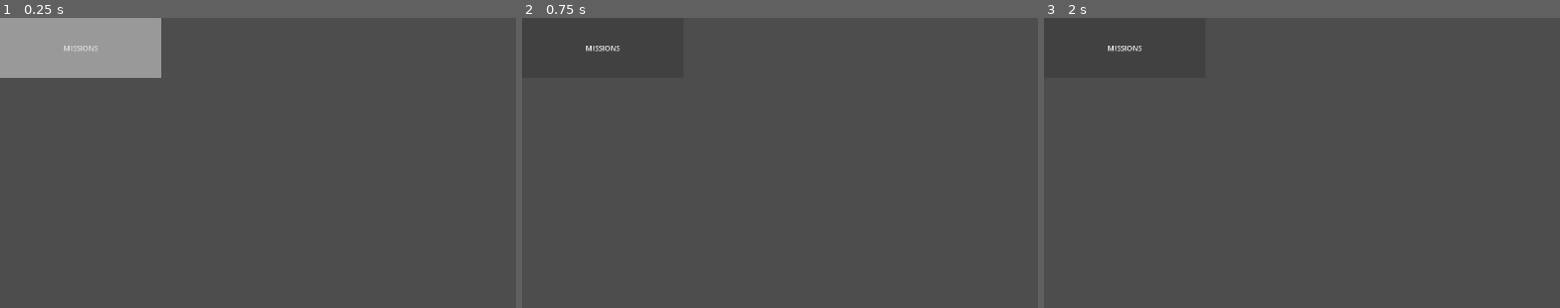
Above: before the commit, frames 1-3 (left to right).
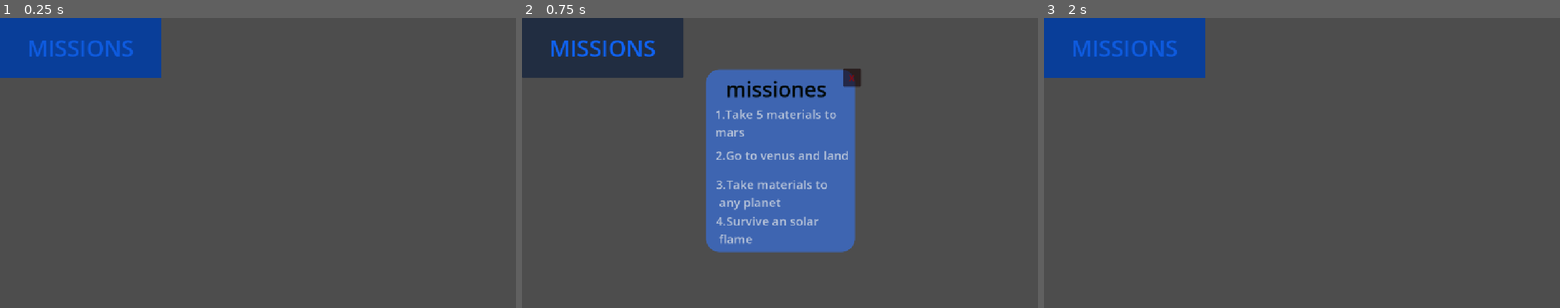
Above: after the commit, the same moments.

Repository: semvgo/nasa-project
Game: Godot game, scene res://misiones.tscn
The game is run twice, just before and just after one commit, with the same random seed, the same clock (stepped at 60 frames per second) and the same inputs. This scene is started directly instead of the project's main scene.
Inputs:
- Up to frame 1 (0.25 s): no input
- Up to frame 2 (0.75 s): click "MISSIONS" at 0.5 s
- Up to frame 3 (2 s): click "MISSIONS" (after the commit: "X") at 1.25 s

The runs differ from the first frame. In frame 1, 6.5% of the frame differs, in the area x 0-32%, y 0-21%; in frame 2, 25%, in the area x 0-66%, y 0-81%; in frame 3, 6.5%.

Commit message:
jsdhfs

Diff:
--- /dev/null
+++ b/button.gd
@@ -0,0 +1,11 @@
+extends Button
+@onready var panel = $"../Panel"
+
+func _ready():
+	panel.visible = false
+	$".".pressed.connect(abrir_panel)
+	$"../Panel/Button".pressed.connect(cerrar_panel)
+func abrir_panel():
+	panel.visible = true
+func cerrar_panel():
+	panel.visible = false
--- /dev/null
+++ b/iniciopantalla.tscn
@@ -0,0 +1,39 @@
+[gd_scene format=3 uid="uid://ca6071bhsuug4"]
+
+[ext_resource type="Script" uid="uid://ccqxs5l8rt510" path="res://panel.gd" id="1_k2ise"]
+
+[sub_resource type="StyleBoxFlat" id="StyleBoxFlat_8fwgs"]
+
+[node name="Control" type="Control" unique_id=1787380832]
+layout_mode = 3
+anchors_preset = 15
+anchor_right = 1.0
+anchor_bottom = 1.0
+grow_horizontal = 2
+grow_vertical = 2
+
+[node name="Panel" type="Panel" parent="." unique_id=1021611141]
+modulate = Color(0.64453125, 0.9666748, 1, 1)
+layout_mode = 0
+offset_right = 1152.0
+offset_bottom = 648.0
+theme_override_styles/panel = SubResource("StyleBoxFlat_8fwgs")
+script = ExtResource("1_k2ise")
+
+[node name="Label" type="Label" parent="Panel" unique_id=1460776419]
+layout_mode = 0
+offset_left = 407.0
+offset_top = 15.0
+offset_right = 781.0
+offset_bottom = 158.0
+theme_override_font_sizes/font_size = 118
+text = "NAME"
+
+[node name="Button" type="Button" parent="Panel" unique_id=1183919220]
+layout_mode = 0
+offset_left = 394.0
+offset_top = 266.0
+offset_right = 781.0
+offset_bottom = 396.0
+theme_override_font_sizes/font_size = 65
+text = "PLAY"
--- /dev/null
+++ b/misiones.gd
@@ -0,0 +1,7 @@
+extends Control
+@onready var panel = $Panel
+func _ready():
+	$Button.pressed.connect(abrir_misiones)
+
+func abrir_misiones():
+	panel.visible = true
--- a/misiones.tscn
+++ b/misiones.tscn
@@ -1,6 +1,21 @@
 [gd_scene format=3 uid="uid://dcqbiqanustmu"]
 
+[ext_resource type="Script" uid="uid://bt7kwkkiabukr" path="res://misiones.gd" id="1_nb6xq"]
+[ext_resource type="Script" uid="uid://f1awucxn6y4r" path="res://button.gd" id="2_mvd8x"]
+
 [sub_resource type="StyleBoxFlat" id="StyleBoxFlat_wpbk6"]
+
+[sub_resource type="StyleBoxFlat" id="StyleBoxFlat_i7sig"]
+bg_color = Color(0.33966064, 0.5161319, 0.8203125, 1)
+corner_radius_top_left = 30
+corner_radius_top_right = 30
+corner_radius_bottom_right = 30
+corner_radius_bottom_left = 30
+corner_detail = 15
+expand_margin_left = 10.0
+expand_margin_right = 10.0
+expand_margin_bottom = 10.0
+shadow_color = Color(0.19140625, 0.040374756, 0.040374756, 0.6)
 
 [node name="misiones" type="Control" unique_id=2020065519]
 layout_mode = 3
@@ -9,10 +24,104 @@
 anchor_bottom = 1.0
 grow_horizontal = 2
 grow_vertical = 2
+script = ExtResource("1_nb6xq")
 
 [node name="Button" type="Button" parent="." unique_id=2119639710]
+modulate = Color(0.0625, 0.40673828, 1, 1)
 layout_mode = 0
 offset_right = 361.0
 offset_bottom = 134.0
+theme_override_font_sizes/font_size = 50
 theme_override_styles/normal = SubResource("StyleBoxFlat_wpbk6")
 text = "MISSIONS"
+script = ExtResource("2_mvd8x")
+
+[node name="Panel" type="Panel" parent="." unique_id=1253413769]
+visible = false
+modulate = Color(0.7185211, 0.76648563, 0.84765625, 1)
+layout_mode = 1
+anchors_preset = -1
+anchor_right = 0.035
+offset_left = 421.0
+offset_top = 115.0
+offset_right = 692.68
+offset_bottom = 513.0
+theme_override_styles/panel = SubResource("StyleBoxFlat_i7sig")
+
+[node name="Label5" type="Label" parent="Panel" unique_id=1920777295]
+layout_mode = 1
+anchors_preset = -1
+anchor_right = 0.128
+anchor_bottom = 0.029000001
+offset_left = 12.0
+offset_top = 238.0
+offset_right = 272.064
+offset_bottom = 312.76703
+theme_override_font_sizes/font_size = 27
+text = "3.Take materials to
+ any planet"
+
+[node name="Label4" type="Label" parent="Panel" unique_id=2001815302]
+layout_mode = 1
+anchors_preset = -1
+anchor_right = 0.128
+anchor_bottom = 0.029000001
+offset_left = 11.0
+offset_top = 173.0
+offset_right = 271.064
+offset_bottom = 247.76701
+theme_override_font_sizes/font_size = 27
+text = "2.Go to venus and land"
+
+[node name="Label3" type="Label" parent="Panel" unique_id=525925898]
+layout_mode = 1
+anchors_preset = -1
+anchor_right = 0.128
+anchor_bottom = 0.029000001
+offset_left = 12.0
+offset_top = 320.0
+offset_right = 272.064
+offset_bottom = 394.76703
+theme_override_font_sizes/font_size = 27
+text = "4.Survive an solar
+ flame"
+
+[node name="Label" type="Label" parent="Panel" unique_id=1182302650]
+modulate = Color(0.09375, 0.07873535, 0.07873535, 1)
+layout_mode = 1
+anchors_preset = -1
+anchor_right = 0.128
+anchor_bottom = 0.058000002
+offset_left = 34.0
+offset_top = 11.0
+offset_right = 223.064
+offset_bottom = 61.916
+theme_override_colors/font_color = Color(0.09710693, 0.578125, 0.4932395, 1)
+theme_override_colors/font_shadow_color = Color(0.77734375, 0.109313965, 0.109313965, 0)
+theme_override_colors/font_outline_color = Color(0.1953125, 0.0061035156, 0.0061035156, 1)
+theme_override_font_sizes/font_size = 47
+text = "missiones
+"
+
+[node name="Label2" type="Label" parent="Panel" unique_id=1738802477]
+layout_mode = 1
+anchors_preset = -1
+anchor_right = 0.128
+anchor_bottom = 0.029000001
+offset_left = 10.0
+offset_top = 81.0
+offset_right = 270.064
+offset_bottom = 146.458
+theme_override_font_sizes/font_size = 27
+text = "1.Take 5 materials to
+mars"
+
+[node name="Button" type="Button" parent="Panel" unique_id=68449102]
+modulate = Color(1, 0, 0, 1)
+layout_mode = 0
+offset_left = 296.0
+offset_top = -2.0
+offset_right = 336.0
+offset_bottom = 39.0
+theme_override_font_sizes/font_size = 20
+text = "X"
--- /dev/null
+++ b/panel.gd
@@ -0,0 +1,7 @@
+extends Panel
+
+func _ready():
+	$Button.pressed.connect(play_the_game)
+
+func play_the_game():
+	print ("works")
Not shown, added: button.gd.uid
Not shown, added: misiones.gd.uid
Not shown, added: panel.gd.uid
